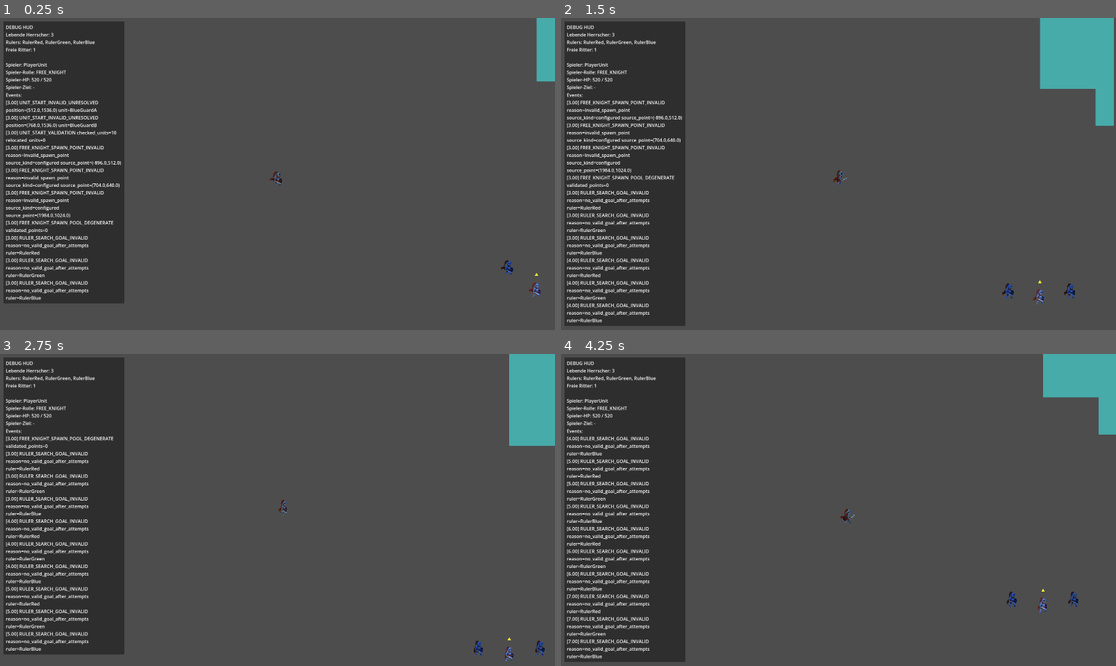
Above: before the commit, frames 1-4 (two rows, left to right).
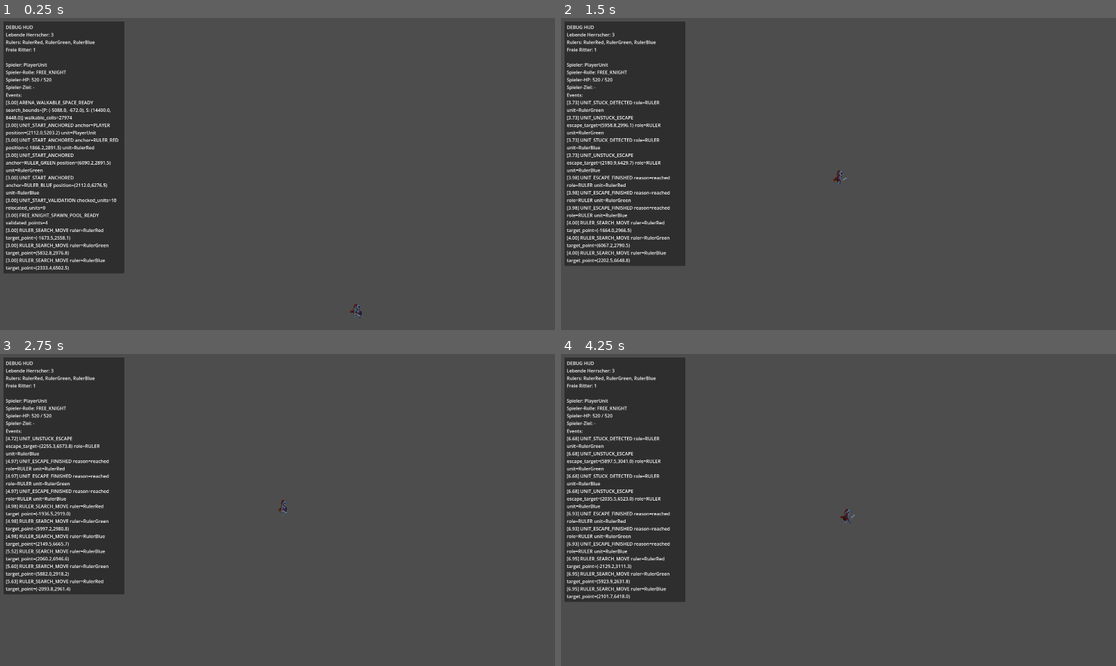
Above: after the commit, the same moments.

Repository: cblab/kingslayer
Game: Godot game, scene res://scenes/Main.tscn
Same seed, same stepped clock (60 frames per second), same inputs: the game is played once before the commit and once after it.
Inputs (mouse positions are in pixels of both pictures, inside the frame that each line leads up to):
- Up to frame 1 (0.25 s): no input
- Up to frame 2 (1.5 s): move the mouse to (960, 158) at 0.52 s; click (960, 158) at 0.67 s; move the mouse to (727, 189) at 1.27 s; click (727, 189) at 1.42 s
- Up to frame 3 (2.75 s): move the mouse to (333, 441) at 2.02 s; click (333, 441) at 2.17 s
- Up to frame 4 (4.25 s): move the mouse to (810, 572) at 2.77 s; click (810, 572) at 2.92 s; move the mouse to (1005, 556) at 3.52 s; click (1005, 556) at 3.67 s

The runs differ from the first frame. In frame 1, 5.9% of the frame differs, in the area x 0-100%, y 0-97%; in frame 2, 10%, in the area x 0-100%, y 0-99%; in frame 3, 9.0%; in frame 4, 8.9%.

Commit message:
Make world map setup runtime-only and non-destructive

Diff:
--- a/scripts/world.gd
+++ b/scripts/world.gd
@@ -1,4 +1,3 @@
-@tool
 extends Node2D
 
 @export var world_stabilize_interval: float = 0.4
@@ -36,9 +35,6 @@
 const _ENV_COLLIDERS_ROOT_NAME := "TerrainCollision"
 const _ENVIRONMENT_ROOT_Z_INDEX := -100
 const _ENV_TILE_SIZE := Vector2i(64, 64)
-const _WATER_TEXTURE_PATH := "res://assets/Terrain/Tileset/Water Background color.png"
-const _GROUND_TEXTURE_PATH := "res://assets/Terrain/Tileset/Tilemap_color3.png"
-const _SHADOW_TEXTURE_PATH := "res://assets/Terrain/Tileset/Shadow.png"
 const _START_ANCHOR_PLAYER := "player"
 const _START_ANCHOR_RULER_RED := "ruler_red"
 const _START_ANCHOR_RULER_GREEN := "ruler_green"
@@ -66,9 +62,13 @@
 
 
 func _enter_tree() -> void:
-	_setup_map_infrastructure()
+	if Engine.is_editor_hint():
+		return
 
 func _ready() -> void:
+	if Engine.is_editor_hint():
+		return
+
 	_spawn_rng.randomize()
 	_periodic_spawn_cooldown = periodic_free_knight_spawn_interval
 	_setup_map_infrastructure()
@@ -102,39 +102,38 @@
 # Map infrastructure
 
 func _setup_map_infrastructure() -> void:
+	if Engine.is_editor_hint():
+		return
+
 	var layers := _ensure_map_layers()
-	var tileset := _create_base_tileset()
-	_apply_tileset_to_layers(layers, tileset)
-	_ensure_editor_basemap(layers)
-	_log_editor_tilemap_state(layers)
+	if layers.is_empty():
+		return
+
 	_rebuild_environment_colliders_from_tiles(layers)
 
 func _ensure_map_layers() -> Dictionary:
+	if Engine.is_editor_hint():
+		return {}
+
 	var layers: Dictionary = {}
-	var map_layers_root := _ensure_map_layers_root()
+	var map_layers_root := get_node_or_null("%s/%s" % [_ENVIRONMENT_ROOT_NAME, _MAP_LAYERS_ROOT_NAME]) as Node2D
+	if map_layers_root == null:
+		log_event("MAP_LAYERS_MISSING", {
+			"root_path": "%s/%s" % [_ENVIRONMENT_ROOT_NAME, _MAP_LAYERS_ROOT_NAME],
+		})
+		return layers
 
 	for layer_config in _MAP_LAYER_CONFIGS:
 		var layer_name := str(layer_config.get("name", "Layer"))
 		var layer := map_layers_root.get_node_or_null(layer_name) as TileMapLayer
 		if layer == null:
-			layer = TileMapLayer.new()
-			layer.name = layer_name
-			map_layers_root.add_child(layer)
-			map_layers_root.move_child(layer, map_layers_root.get_child_count() - 1)
-
-		layer.enabled = true
-		layer.collision_enabled = false
-		layer.navigation_enabled = false
-		layer.occlusion_enabled = false
-		layer.z_index = int(layer_config.get("z_index", 0))
-		layer.y_sort_enabled = bool(layer_config.get("y_sort_enabled", false))
-		layer.y_sort_origin = int(layer_config.get("y_sort_origin", 0))
+			continue
 		layers[layer_name] = layer
 
 	if not _map_layers_ready_logged:
 		log_event("MAP_LAYERS_READY", {
 			"layer_count": layers.size(),
-			"root": map_layers_root.get_path(),
+			"root": map_layers_root.get_path() if map_layers_root.is_inside_tree() else "%s/%s" % [_ENVIRONMENT_ROOT_NAME, _MAP_LAYERS_ROOT_NAME],
 		})
 		_map_layers_ready_logged = true
 
@@ -170,103 +169,27 @@
 		environment_root.add_child(colliders_root)
 	return colliders_root
 
-func _create_base_tileset() -> TileSet:
-	var tileset := TileSet.new()
-	tileset.tile_size = _ENV_TILE_SIZE
-
-	var water_source := _create_atlas_source(_WATER_TEXTURE_PATH)
-	var ground_source := _create_atlas_source(_GROUND_TEXTURE_PATH)
-	var shadow_source := _create_atlas_source(_SHADOW_TEXTURE_PATH)
-	var cliff_source := _create_atlas_source(_GROUND_TEXTURE_PATH)
-
-	if water_source != null:
-		tileset.add_source(water_source, 0)
-	if ground_source != null:
-		tileset.add_source(ground_source, 1)
-	if shadow_source != null:
-		tileset.add_source(shadow_source, 2)
-	if cliff_source != null:
-		tileset.add_source(cliff_source, 3)
-
-	return tileset
-
-func _create_atlas_source(texture_path: String) -> TileSetAtlasSource:
-	var texture := load(texture_path) as Texture2D
-	if texture == null:
-		return null
-
-	var source := TileSetAtlasSource.new()
-	source.texture = texture
-	source.texture_region_size = _ENV_TILE_SIZE
-	source.create_tile(Vector2i.ZERO)
-	return source
-
 func _apply_tileset_to_layers(layers: Dictionary, tileset: TileSet) -> void:
+	if Engine.is_editor_hint():
+		return
+
+	if tileset == null:
+		return
+
 	for layer_name in layers.keys():
 		var layer := layers[layer_name] as TileMapLayer
 		if layer == null:
 			continue
-		layer.tile_set = tileset
-		layer.fix_invalid_tiles()
-
-func _ensure_editor_basemap(layers: Dictionary) -> void:
-	if not _map_layers_have_tiles(layers):
-		_paint_default_arena(layers)
-
-func _paint_default_arena(layers: Dictionary) -> void:
-	var water_layer := layers.get("Water", null) as TileMapLayer
-	var ground_layer := layers.get("Ground", null) as TileMapLayer
-	var shadow_layer := layers.get("Shadows", null) as TileMapLayer
-	var cliff_layer := _get_plateau_layer(layers)
-	if water_layer == null or ground_layer == null or shadow_layer == null or cliff_layer == null:
-		return
-
-	var half_w := 30
-	var half_h := 20
-	var inner_w := 24
-	var inner_h := 15
-	var cliff_w := 27
-	var cliff_h := 18
-
-	for y in range(-half_h, half_h + 1):
-		for x in range(-half_w, half_w + 1):
-			var cell := Vector2i(x, y)
-			water_layer.set_cell(cell, 0, Vector2i.ZERO, 0)
-			var inside_ground: bool = abs(x) <= inner_w and abs(y) <= inner_h
-			var on_cliff_ring: bool = abs(x) <= cliff_w and abs(y) <= cliff_h and not inside_ground
-			if inside_ground:
-				ground_layer.set_cell(cell, 1, Vector2i.ZERO, 0)
-				if abs(x) >= inner_w - 1 or abs(y) >= inner_h - 1:
-					shadow_layer.set_cell(cell, 2, Vector2i.ZERO, 0)
-			elif on_cliff_ring:
-				cliff_layer.set_cell(cell, 3, Vector2i.ZERO, 0)
-
-	water_layer.notify_runtime_tile_data_update()
-	ground_layer.notify_runtime_tile_data_update()
-	shadow_layer.notify_runtime_tile_data_update()
-	cliff_layer.notify_runtime_tile_data_update()
-
-func _log_editor_tilemap_state(layers: Dictionary) -> void:
-	var used_counts := {}
-	for layer_name in layers.keys():
-		var layer := layers[layer_name] as TileMapLayer
-		if layer == null:
-			continue
-		used_counts[layer_name] = layer.get_used_cells().size()
-	log_event("EDITOR_TILEMAP_STATE", {
-		"layers": used_counts,
-	})
-
-func _map_layers_have_tiles(layers: Dictionary) -> bool:
-	for layer_name in ["Water", "Ground", "Plateau", "Shadows"]:
-		var layer := layers.get(layer_name, null) as TileMapLayer
-		if layer == null:
-			continue
-		if not layer.get_used_cells().is_empty():
-			return true
-	return false
+		if layer.tile_set == null:
+			continue
+		if layer.get_used_cells().is_empty():
+			continue
+		continue
 
 func _rebuild_environment_colliders_from_tiles(layers: Dictionary) -> void:
+	if Engine.is_editor_hint():
+		return
+
 	var colliders_root := _ensure_environment_colliders_root()
 	for child in colliders_root.get_children():
 		colliders_root.remove_child(child)
@@ -279,6 +202,14 @@
 		"blocked_cell_count": blocked_cells.size(),
 		"collider_count": collider_count,
 	})
+
+func _rebuild_environment_colliders() -> void:
+	if Engine.is_editor_hint():
+		return
+	var layers := _ensure_map_layers()
+	if layers.is_empty():
+		return
+	_rebuild_environment_colliders_from_tiles(layers)
 
 func _collect_visible_blocked_cells(layers: Dictionary) -> Dictionary:
 	var blocked_cells := {}
